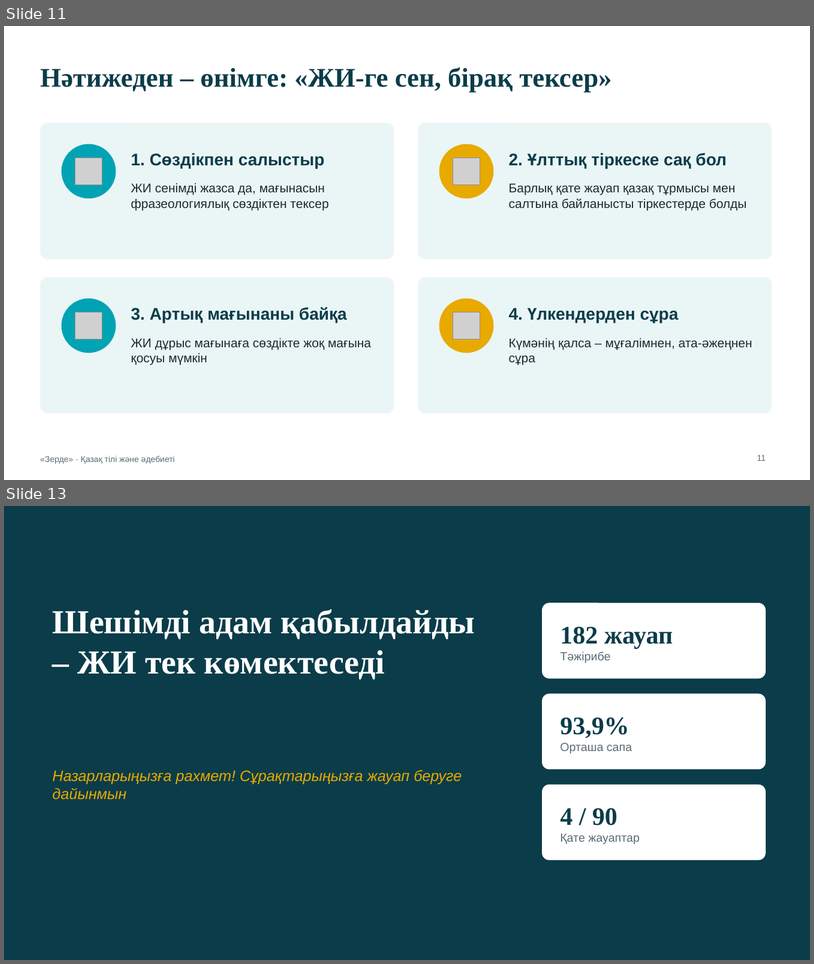
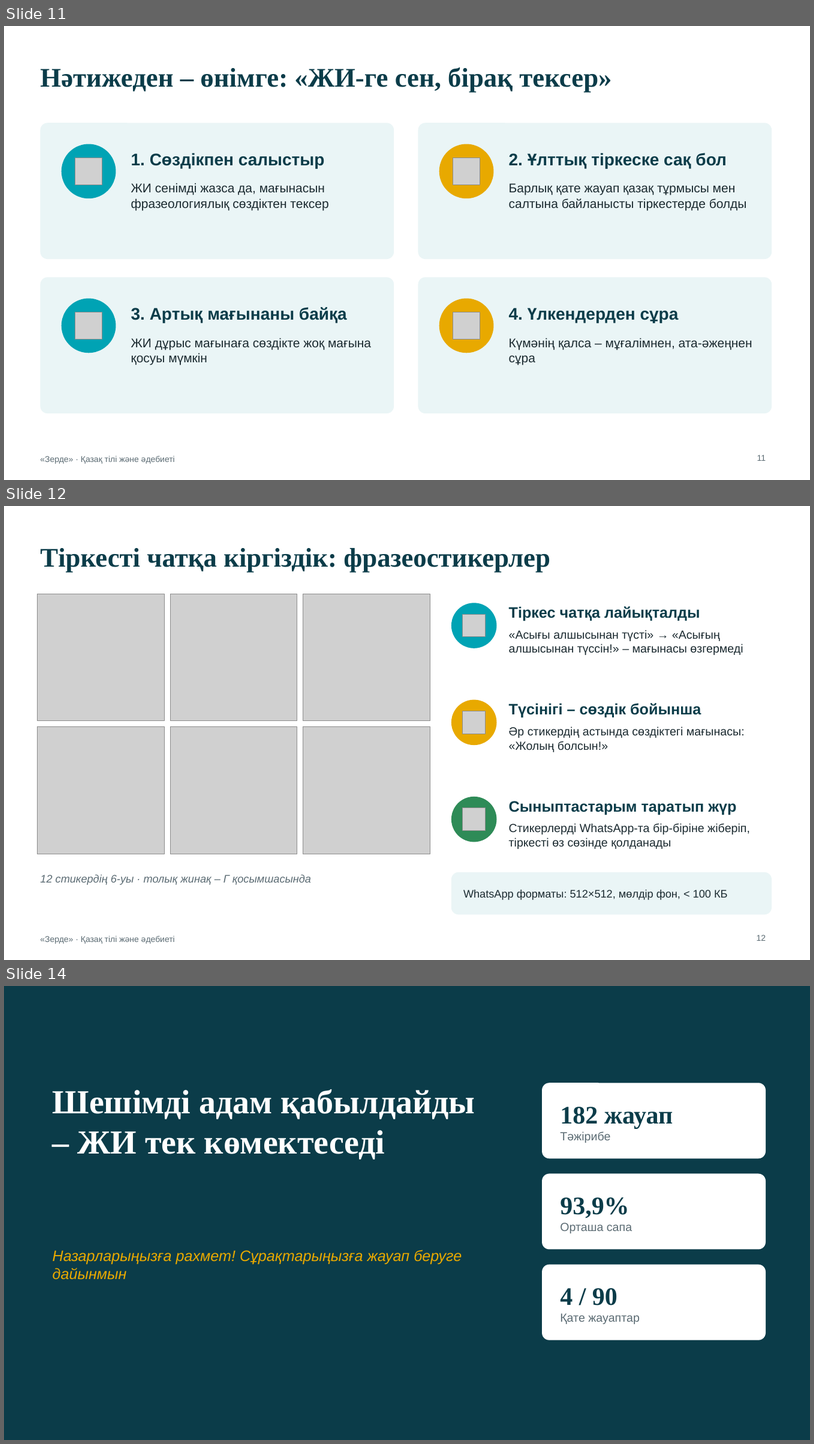
Before and after one commit to saduakastattigul7-bot/jjjjj, a slide deck: Zerde_ZhI_frazeologizm/Qorgau_prezentatsiyasy.pptx. Shown one above the other, each under a label of ours: slides 11 and 13 before the commit, slides 11, 12 and 14 after it; the slides between them are not shown. The pictures are 814x964 and 814x1444 pixels, drawn with LibreOffice and Linux fonts; fonts in the diff are those of the drawing; grey boxes stand for pictures. Boxes give left, top, right and bottom in pixels: in the first picture for what was removed or moved away, otherwise in the second. Text is boxed around its words. In the diff, an @@ line names an element or a change of style, - is before the commit and + after.

```diff
--- a/Zerde_ZhI_frazeologizm/Qorgau_prezentatsiyasy.pptx
+++ b/Zerde_ZhI_frazeologizm/Qorgau_prezentatsiyasy.pptx
@@ slide 12 added at [4,506,810,960], background #FFFFFF; not listed: 1 template element that a slide beside it also shows @@
@@ title added at [40,548,551,572], 32 pt, text #0B3C49, bold @@
+Тіркесті чатқа кіргіздік: фразеостикерлер
@@ picture added at [37,594,164,721] @@
@@ picture added at [170,594,297,721] @@
@@ picture added at [303,594,431,721] @@
@@ ellipse added at [452,603,497,648], fill #00A3B4 @@
@@ text added at [509,606,700,621], 18 pt, text #0B3C49, bold @@
+Тіркес чатқа лайықталды
@@ picture added at [463,614,486,637] @@
@@ text added at [509,630,743,655], 14 pt, text #1B2A30 @@
+«Асығы алшысынан түсті» → «Асығың алшысынан түссін!» – мағынасы өзгермеді
@@ ellipse added at [452,700,497,745], fill #E8A900 @@
@@ text added at [509,703,701,718], 18 pt, text #0B3C49, bold @@
+Түсінігі – сөздік бойынша
@@ picture added at [463,711,486,734] @@
@@ picture added at [37,727,164,854] @@
@@ picture added at [170,727,297,854] @@
@@ picture added at [303,727,431,854] @@
@@ text added at [509,726,745,752], 14 pt, text #1B2A30 @@
+Әр стикердің астында сөздіктегі мағынасы: «Жолың болсын!»
@@ ellipse added at [452,796,497,842], fill #2E8B57 @@
@@ picture added at [463,808,486,831] @@
@@ text added at [509,801,737,814], 18 pt, text #0B3C49, bold @@
+Сыныптастарым таратып жүр
@@ text added at [509,823,750,849], 14 pt, text #1B2A30 @@
+Стикерлерді WhatsApp-та бір-біріне жіберіп, тіркесті өз сөзінде қолданады
@@ text added at [40,874,311,885], 13 pt, text #5B6B73, italic @@
+12 стикердің 6-уы · толық жинақ – Г қосымшасында
@@ rounded rectangle added at [452,872,772,915], fill #EAF5F6 @@
@@ text added at [464,889,728,900], 13 pt, text #1B2A30 @@
+WhatsApp форматы: 512×512, мөлдір фон, < 100 КБ
@@ page number added at [757,934,767,940], 10 pt, text #5B6B73 @@
+12
@@ what was slide 13 is now slide 14 @@
```
Also in this commit, not shown: 1 slide changed, 28 other files.
